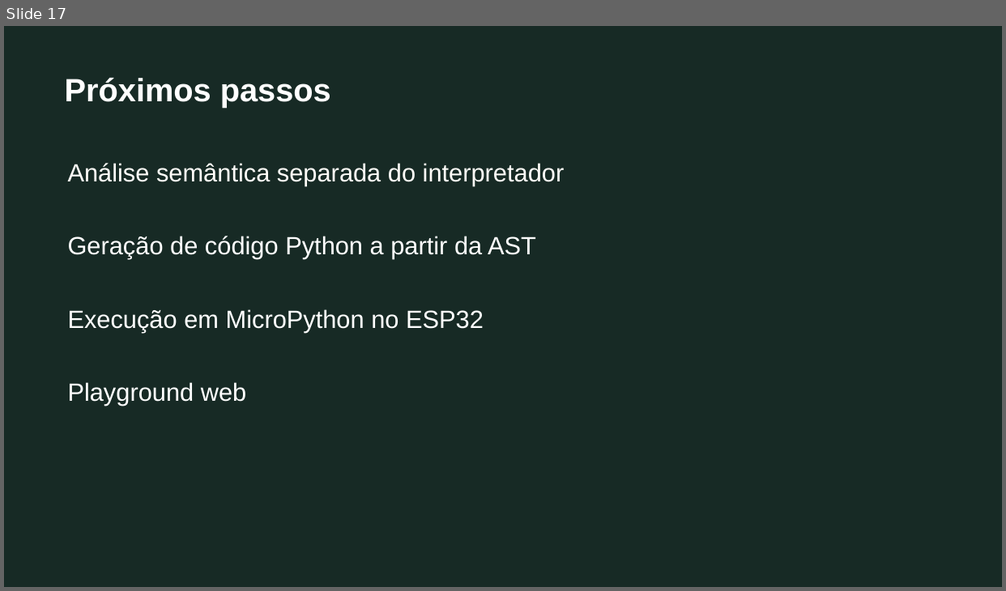
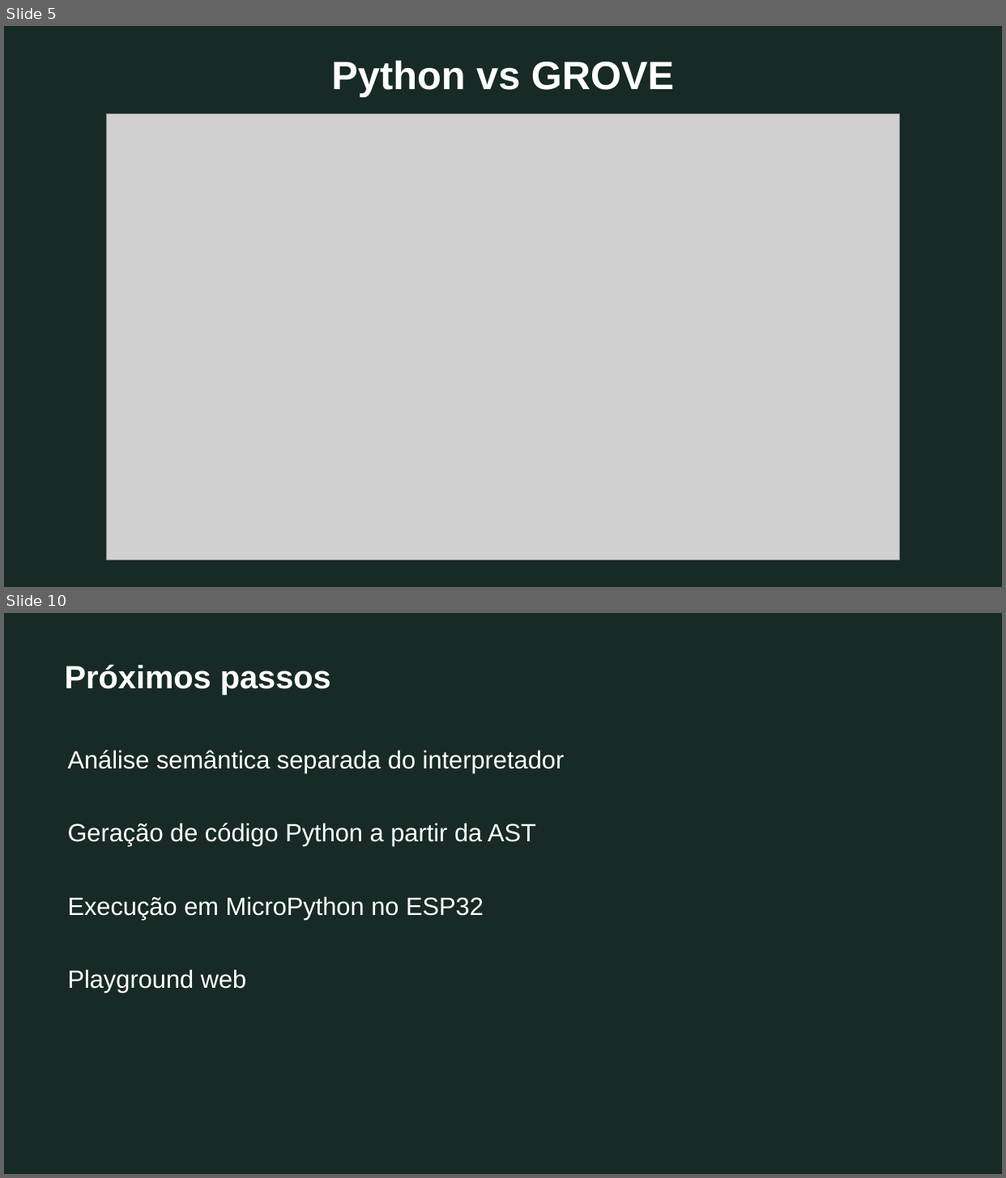
Before and after one commit to fernandomcrsilva/grove-language, a slide deck: docs/grove-compiladores.pptx. Shown one above the other, each under a label of ours: slide 17 before the commit, slides 5 and 10 after it; the slides between them are not shown. The pictures are 1006x591 and 1006x1178 pixels, drawn with LibreOffice and Linux fonts; fonts in the diff are those of the drawing; grey boxes stand for pictures. Boxes give left, top, right and bottom in pixels: in the first picture for what was removed or moved away, otherwise in the second. Text is boxed around its words. In the diff, an @@ line names an element or a change of style, - is before the commit and + after.

```diff
--- a/docs/grove-compiladores.pptx
+++ b/docs/grove-compiladores.pptx
@@ slide 5 added at box(4, 26, 1002, 587), background #172A25 @@
@@ text added at box(331, 60, 674, 97), 38 pt, text #FFFFFF, bold @@
+Python vs GROVE
@@ picture added at box(107, 113, 900, 560) @@
@@ what was slide 17 is now slide 10 @@
```
Also in this commit, not shown: 1 slide changed, 5 other slides added, 13 slides removed.
